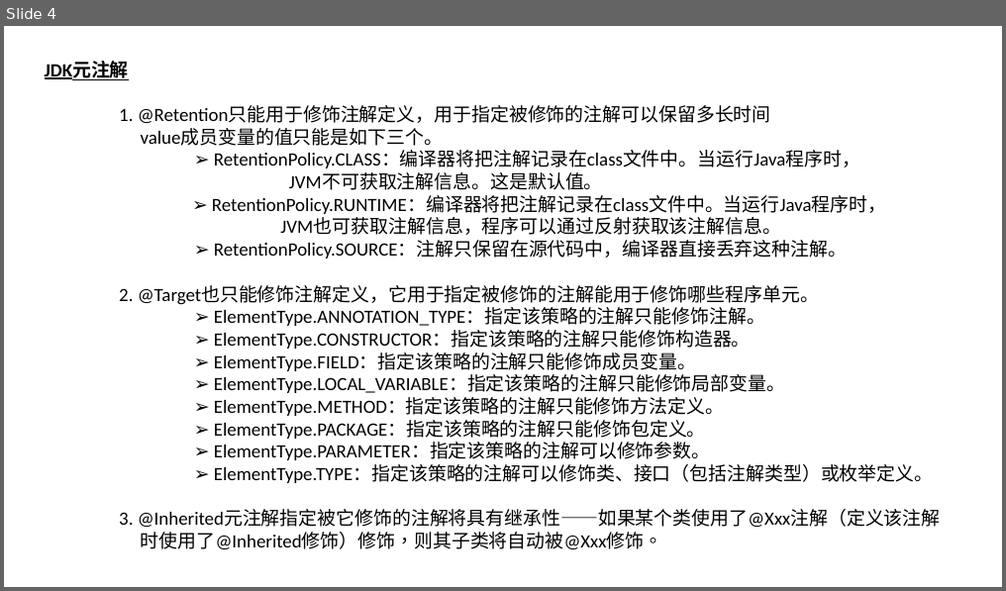
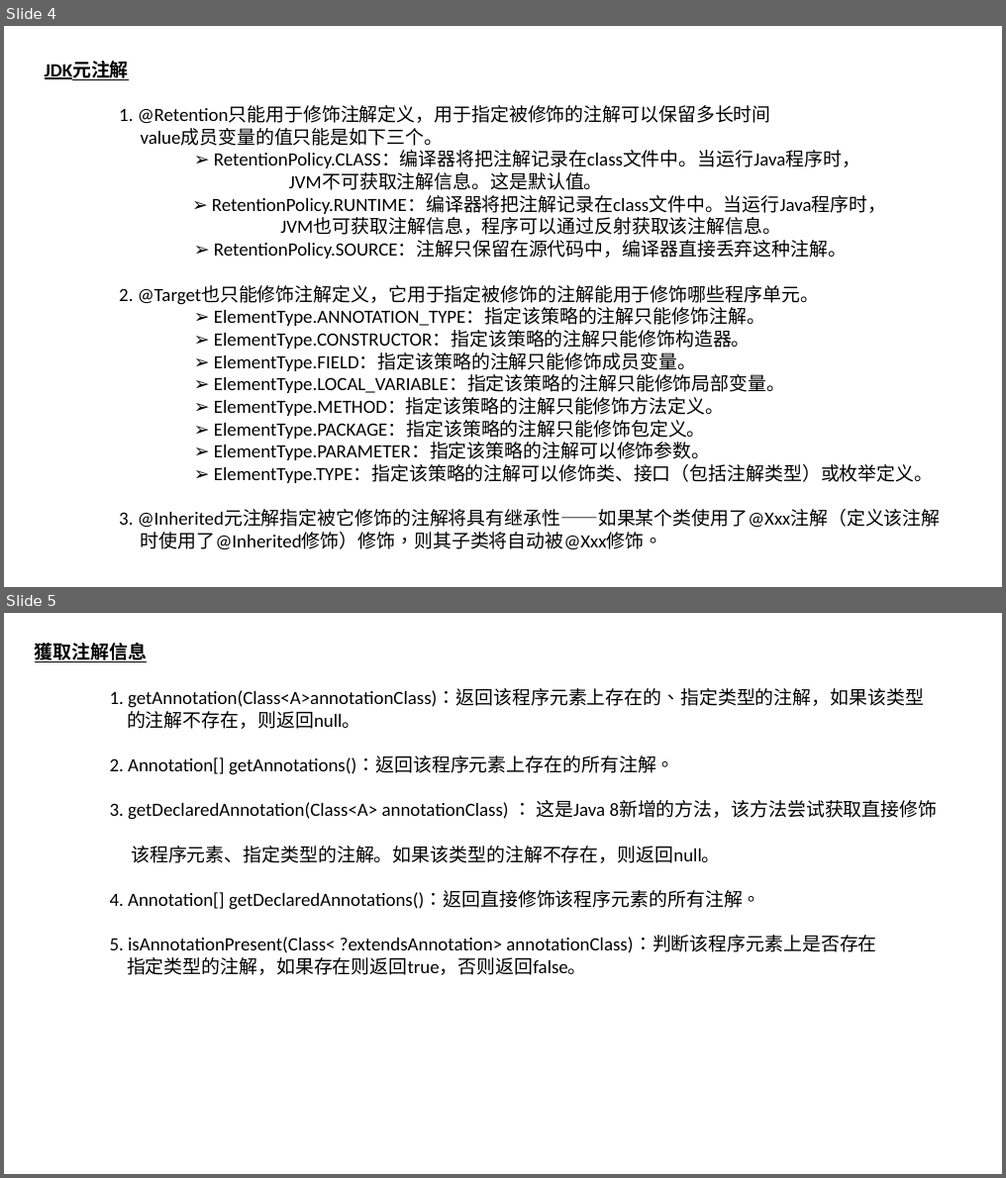
Before and after one commit to luchaojun/ChaojunStudy, a slide deck: JavaStudy/JavaStudyNote/Annotation/Java_Annotation.pptx. Shown one above the other, each under a label of ours: slide 4 before the commit, slides 4 and 5 after it. The pictures are 1006x591 and 1006x1178 pixels, drawn with LibreOffice and Linux fonts; fonts in the diff are those of the drawing. Boxes give left, top, right and bottom in pixels: in the first picture for what was removed or moved away, otherwise in the second. Text is boxed around its words. In the diff, an @@ line names an element or a change of style, - is before the commit and + after.

Commit message:
Add the annotation study into pptx

```diff
--- a/JavaStudy/JavaStudyNote/Annotation/Java_Annotation.pptx
+++ b/JavaStudy/JavaStudyNote/Annotation/Java_Annotation.pptx
@@ slide 5 added at (x1=4, y1=613, x2=1002, y2=1174), background #FFFFFF @@
@@ text added at (x1=35, y1=643, x2=938, y2=975), 18 pt, text #000000 @@
+獲取注解信息
+1. getAnnotation(Class<A>annotationClass)：返回该程序元素上存在的、指定类型的注解，如果该类型
+的注解不存在，则返回null。
+2. Annotation[] getAnnotations()：返回该程序元素上存在的所有注解。
+3. getDeclaredAnnotation(Class<A> annotationClass) ： 这是Java 8新增的方法，该方法尝试获取直接修饰
+该程序元素、指定类型的注解。如果该类型的注解不存在，则返回null。
+4. Annotation[] getDeclaredAnnotations()：返回直接修饰该程序元素的所有注解。
+5. isAnnotationPresent(Class< ?extendsAnnotation> annotationClass)：判断该程序元素上是否存在
+指定类型的注解，如果存在则返回true，否则返回false。
```
Also in this commit, not shown: 1 slide changed.
